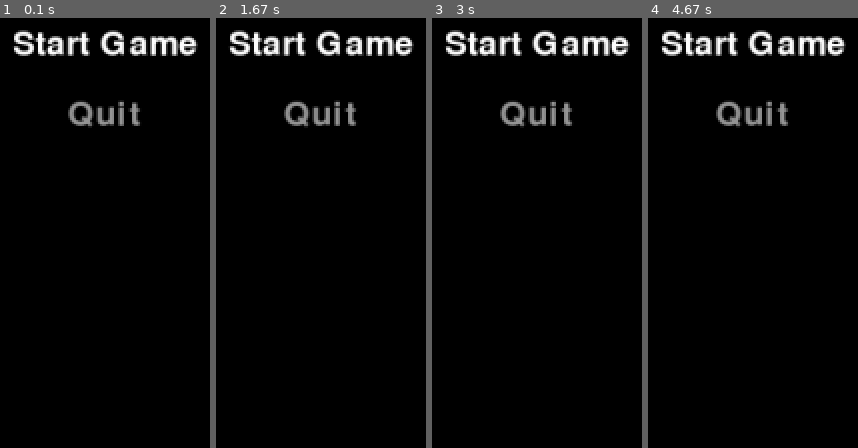
Above: before the commit, frames 1-4 (left to right).
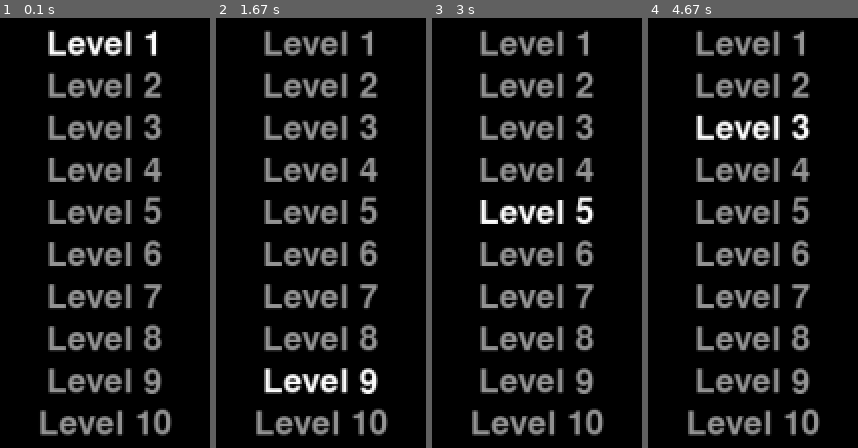
Above: after the commit, the same moments.

Repository: Lukas18769/Projekt-1-5BHEL
Game: pygame game, started from pygame-car-tutorial-master (1)/pygame-car-tutorial-master/game.py
Same seed, same stepped clock (60 frames per second), same inputs: the game is played once before the commit and once after it.
Inputs:
- Up to frame 1 (0.1 s): no input
- Up to frame 2 (1.67 s): hold Up 0.33-0.8 s; hold Down 0.83-1.13 s; hold Up 1.17-1.53 s; hold Down from 1.57 s (still down)
- Up to frame 3 (3 s): release Down at 1.93 s; hold Up 1.97-2.27 s; hold Up 2.3-2.67 s; hold Up from 2.7 s (still down)
- Up to frame 4 (4.67 s): release Up at 3 s; hold Down 3.03-3.33 s; hold Up 3.37-3.73 s; hold Down 3.77-4.13 s; hold Up 4.17-4.47 s; hold Up from 4.5 s (still down)

The runs differ from the first frame. In frame 1, 19% of the frame differs, in the area x 6-95%, y 2-98%; in frame 2, 19%; in frame 3, 19%; in frame 4, 19%.

Commit message:
Level auswahl

Diff:
--- a/pygame-car-tutorial-master (1)/pygame-car-tutorial-master/game.py
+++ b/pygame-car-tutorial-master (1)/pygame-car-tutorial-master/game.py
@@ -70,6 +70,40 @@
 
         return None
 
+class LevelMenu:
+    def __init__(self, screen):
+        self.screen = screen
+        self.font = pygame.font.Font(None, 36)
+        self.levels = [f"Level {i}" for i in range(1, 11)]  # 10 Level
+        self.selected_level = 0
+        self.last_input_time = pygame.time.get_ticks()
+        self.input_delay = 200  # Millisekunden
+
+    def draw(self):
+        self.screen.fill((0, 0, 0))
+        for i, level in enumerate(self.levels):
+            color = (255, 255, 255) if i == self.selected_level else (150, 150, 150)
+            text = self.font.render(level, True, color)
+            text_rect = text.get_rect(center=(640, 360 + i * 30))
+            self.screen.blit(text, text_rect)
+        pygame.display.flip()
+
+    def handle_input(self):
+        keys = pygame.key.get_pressed()
+        current_time = pygame.time.get_ticks()
+
+        if current_time - self.last_input_time >= self.input_delay:
+            if keys[pygame.K_UP]:
+                self.selected_level = (self.selected_level - 1) % len(self.levels)
+            elif keys[pygame.K_DOWN]:
+                self.selected_level = (self.selected_level + 1) % len(self.levels)
+            elif keys[pygame.K_RETURN]:
+                return self.selected_level + 1  # Gibt die Nummer des ausgewählten Levels zurück
+
+            self.last_input_time = current_time
+
+        return None
+
 class Game:
     def __init__(self):
         pygame.init()
@@ -111,29 +145,27 @@
         car.position.y = max(car.length / 2, min(car.position.y, 720 / ppu - car.length / 2))
 
     def run(self):
-        menu = Menu(self.screen)
-        in_menu = True
-
-        while in_menu:
+        level_menu = LevelMenu(self.screen)
+        in_level_menu = True
+
+        while in_level_menu:
             for event in pygame.event.get():
                 if event.type == pygame.QUIT:
-                    in_menu = False
+                    in_level_menu = False
                     break
 
-            action = menu.handle_input()
-            if action == "start":
-                in_menu = False
-            elif action == "quit":
-                pygame.quit()
-                return
-
-            menu.draw()
+            level = level_menu.handle_input()
+            if level is not None:
+                in_level_menu = False
+
+            level_menu.draw()
 
         current_dir = os.path.dirname(os.path.abspath(__file__))
         image_path = os.path.join(current_dir, "car.png")
         car_image = pygame.image.load(image_path)
         car = Car(0, 0)
 
+        # Rest des Codes bleibt unverändert
         while not self.exit:
             dt = self.clock.get_time() / 1000
 
@@ -151,7 +183,6 @@
                 car.acceleration = 0
 
             if not pressed[pygame.K_UP] and not pressed[pygame.K_DOWN]:
-                # Wenn keine Taste für Beschleunigung gedrückt ist, die Geschwindigkeit auf null setzen
                 car.acceleration = 0
 
             if pressed[pygame.K_SPACE]:
@@ -172,8 +203,7 @@
 
             self.screen.fill((0, 0, 0))
             self.draw_parking_lines()
-            self.draw_score()  # Draw the score and level
-
+            self.draw_score()
             rotated = pygame.transform.rotate(car_image, car.angle)
             rect = rotated.get_rect()
             self.screen.blit(rotated, car.position * ppu - (rect.width / 2, rect.height / 2))
Not shown, changed: CHANGELOG.md
